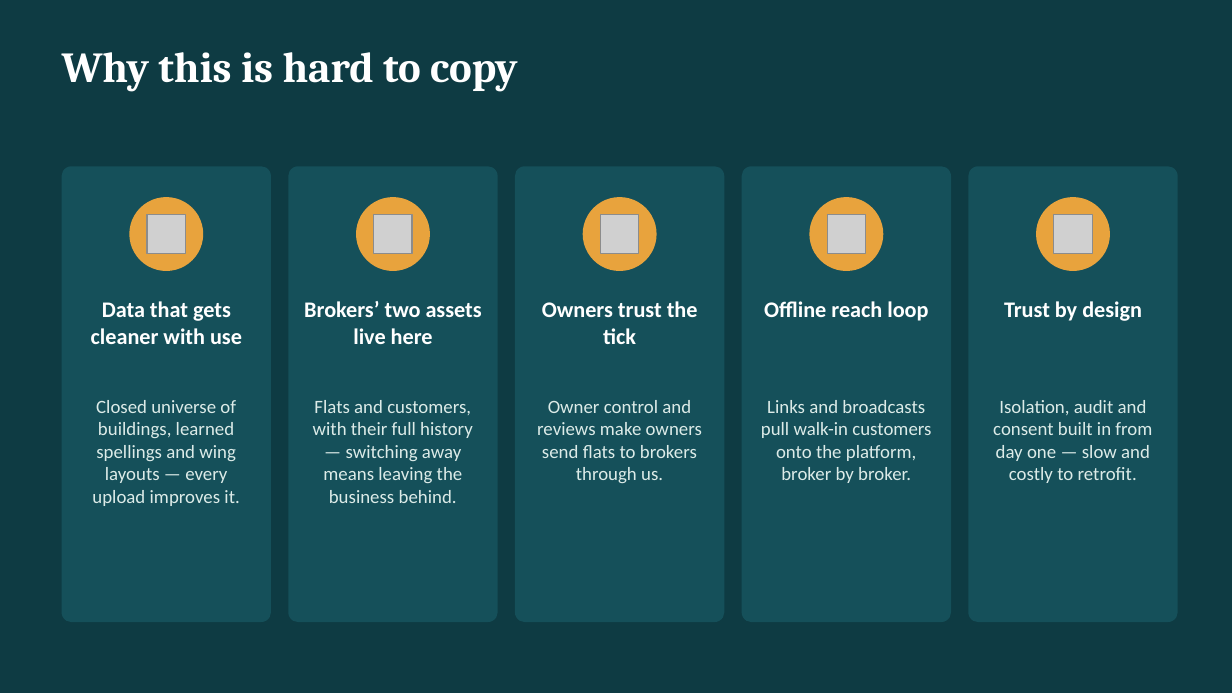
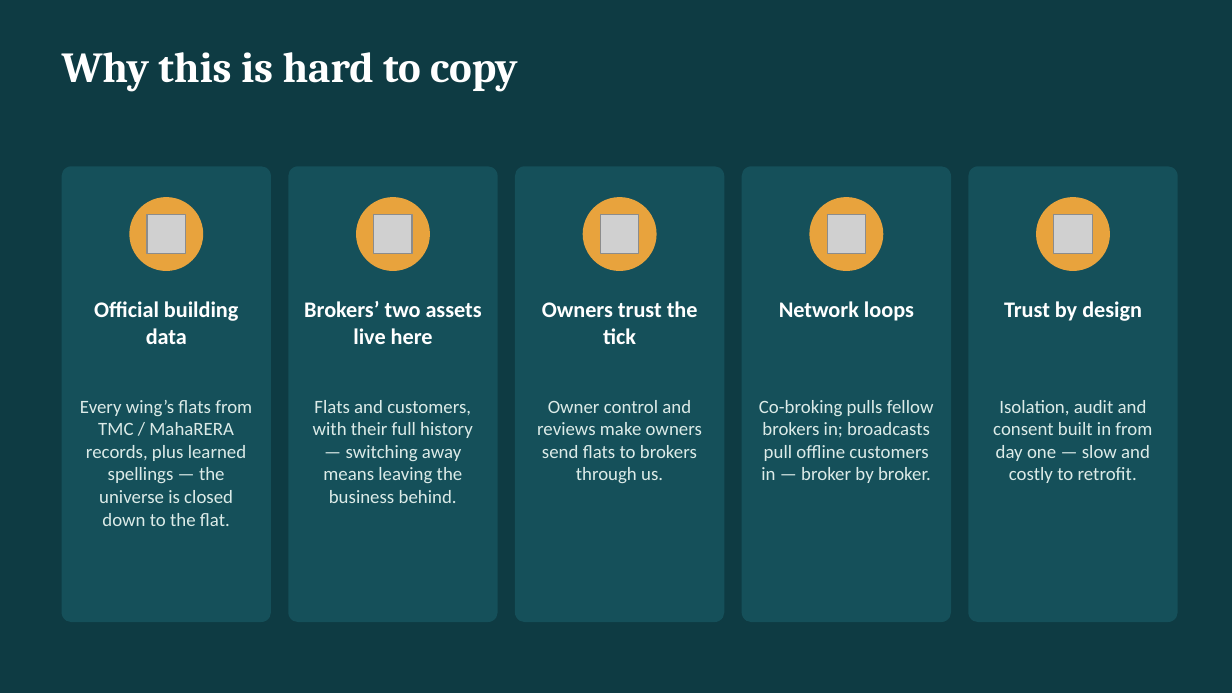
Before and after one commit to weshallrain95-cpu/SocietyManagement, a slide deck: slide 18 of broker-only/docs/presentation/Only-Broker-presentation.pptx (slide 16 before the commit). Drawn at 1232x693 pixels with LibreOffice and Linux fonts; fonts in the diff are those of the drawing; grey boxes stand for pictures. Boxes give left, top, right and bottom in pixels: in the first picture for what was removed or moved away, otherwise in the second. Text is boxed around its words. In the diff, an @@ line names an element or a change of style, - is before the commit and + after.

```diff
--- a/broker-only/docs/presentation/Only-Broker-presentation.pptx
+++ b/broker-only/docs/presentation/Only-Broker-presentation.pptx
@@ text at [94, 301, 238, 344]: text changed @@
-Data that gets cleaner with use
+Official building data
@@ text at [779, 301, 914, 321]: text changed @@
-Offline reach loop
+Network loops
@@ text at [80, 400, 252, 526]: text changed @@
-Closed universe of buildings, learned spellings and wing layouts — every upload improves it.
+Every wing’s flats from TMC / MahaRERA records, plus learned spellings — the universe is closed down to the flat.
@@ text at [759, 400, 934, 483]: text changed @@
-Links and broadcasts pull walk-in customers onto the platform, broker by broker.
+Co-broking pulls fellow brokers in; broadcasts pull offline customers in — broker by broker.
```
Also in this commit, not shown: 2 other slides changed, 2 slides added, 2 other files.
